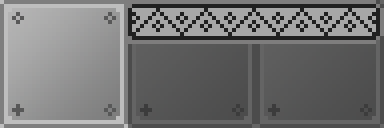
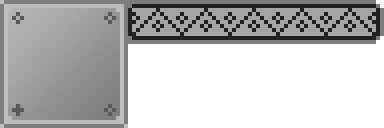
Two versions of the same layered image (384x128). Layer-by-layer changes:
hid "backdrop_steel" (1st of 2) over (128, 44, 256, 128)
hid "backdrop_steel" (2nd of 2) over (256, 0, 384, 128)
